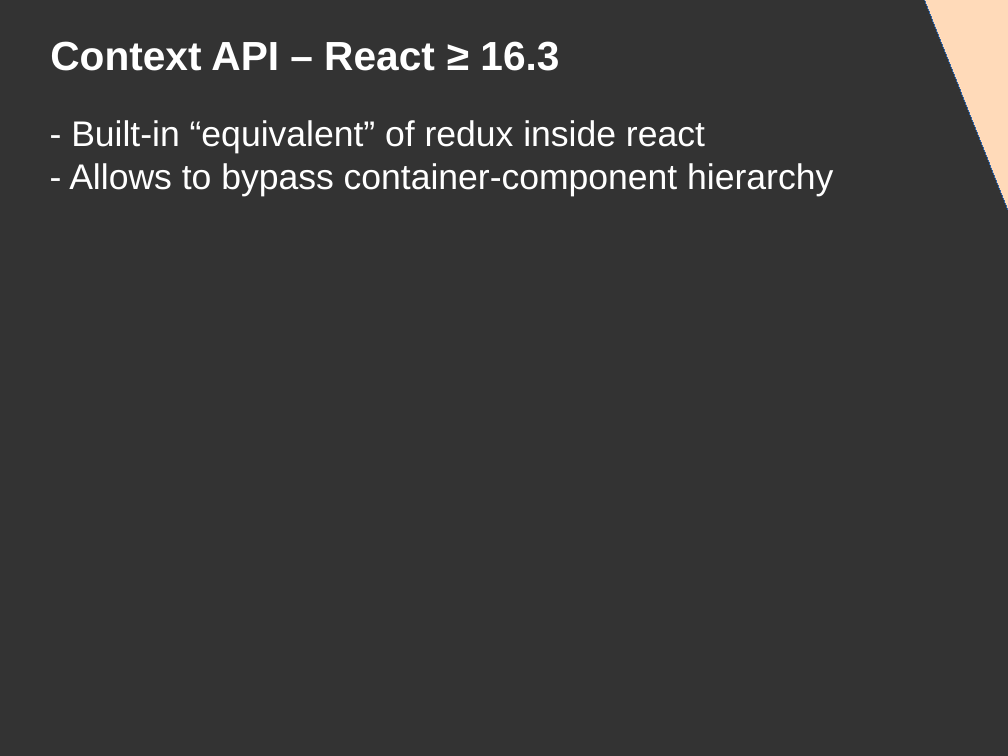
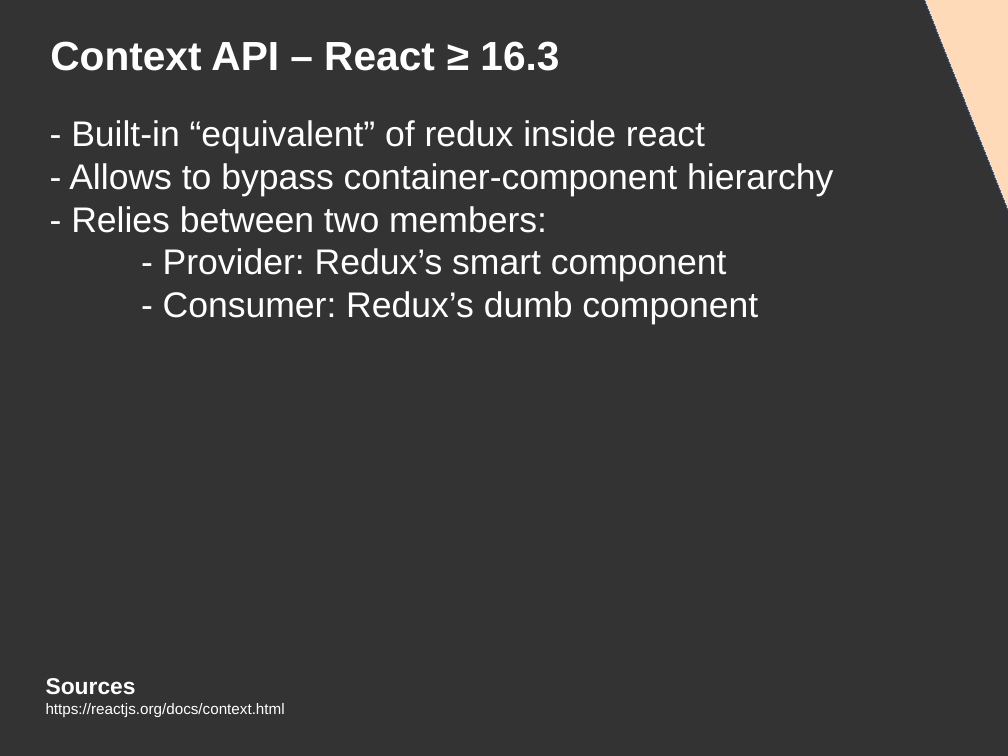
Before and after one commit to DanYellow/presentations, a slide deck: slide 62 of react-redux-101/presentation.odp (slide 61 before the commit). Drawn at 1008x756 pixels with LibreOffice and Linux fonts; fonts in the diff are those of the drawing. Boxes give left, top, right and bottom in pixels: in the first picture for what was removed or moved away, otherwise in the second. Text is boxed around its words. In the diff, an @@ line names an element or a change of style, - is before the commit and + after.

Commit message:
Finishes presentation and set up for the redux app

```diff
--- a/react-redux-101/presentation.odp
+++ b/react-redux-101/presentation.odp
@@ title at box(69, 120, 833, 324): text changed @@
-- Built-in “equivalent” of redux inside react
-- Allows to bypass container-component hierarchy
+- Built-in “equivalent” of redux inside react
+- Allows to bypass container-component hierarchy
+- Relies between two members:
+- Provider: Redux’s smart component
+- Consumer: Redux’s dumb component
@@ text added at box(46, 678, 285, 717), 12 pt, text #FFFFFF @@
+Sources
+https://reactjs.org/docs/context.html
```
Also in this commit, not shown: 14 other slides changed, 4 slides added, 1 slide removed, 10 other files.
